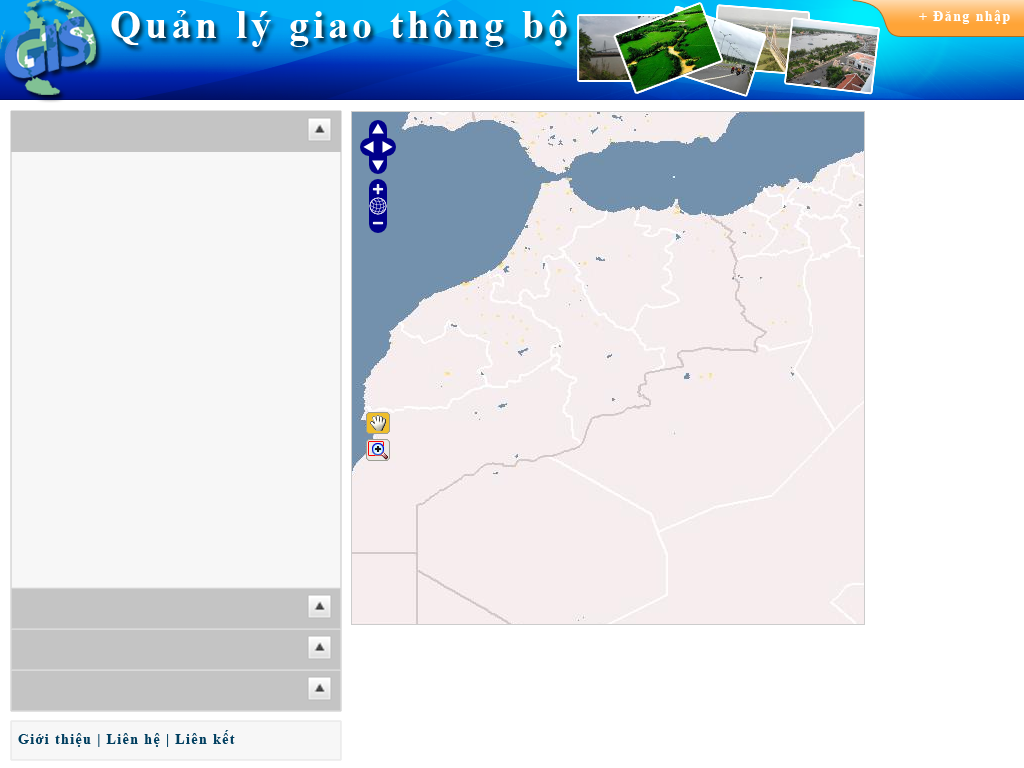
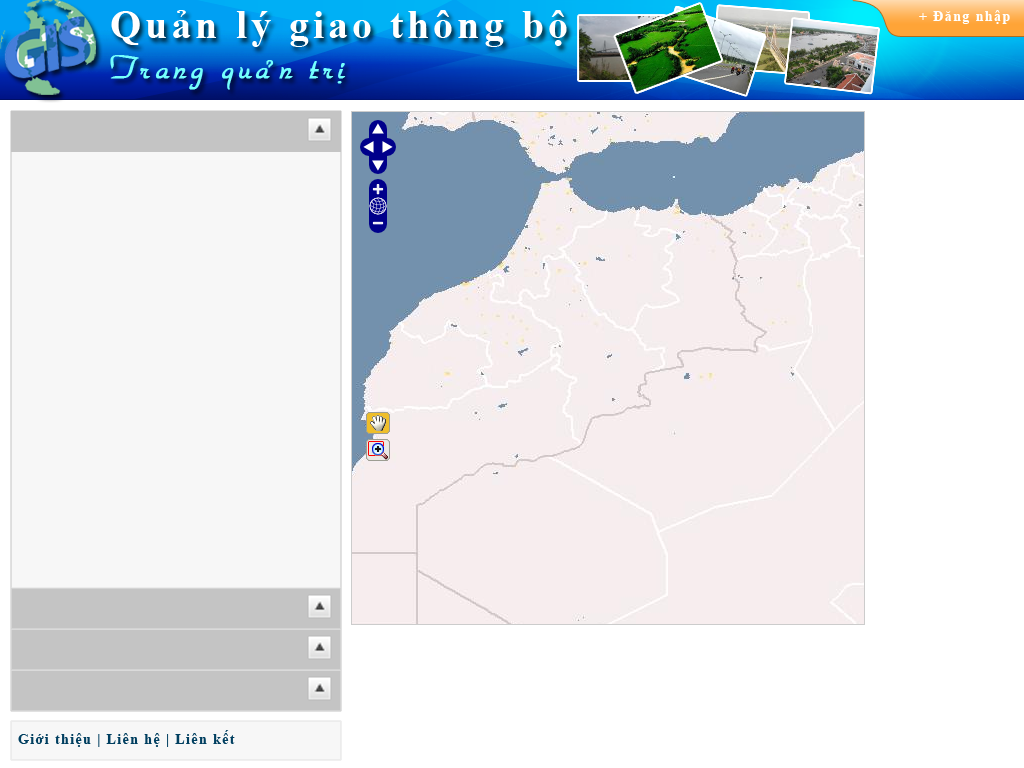
Before/after of a 1024×768 layered artwork. What changed in the layer stack:
added layer "Trang quaûn trò" in group "header" over left=110, top=55, right=346, bottom=90
